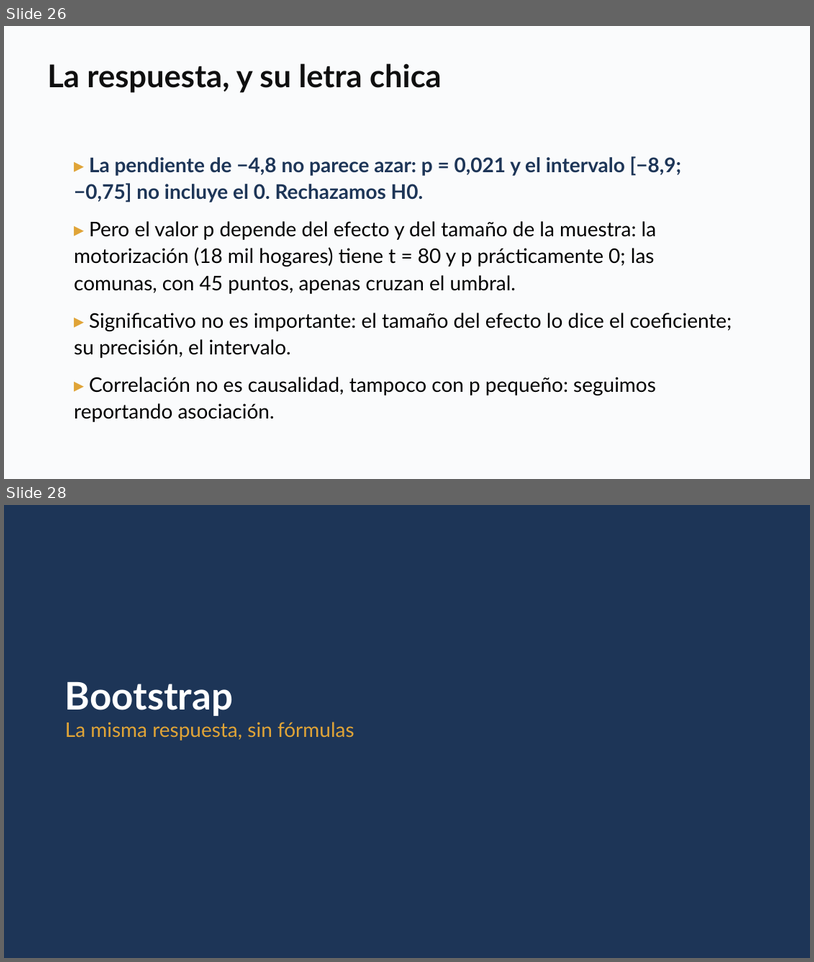
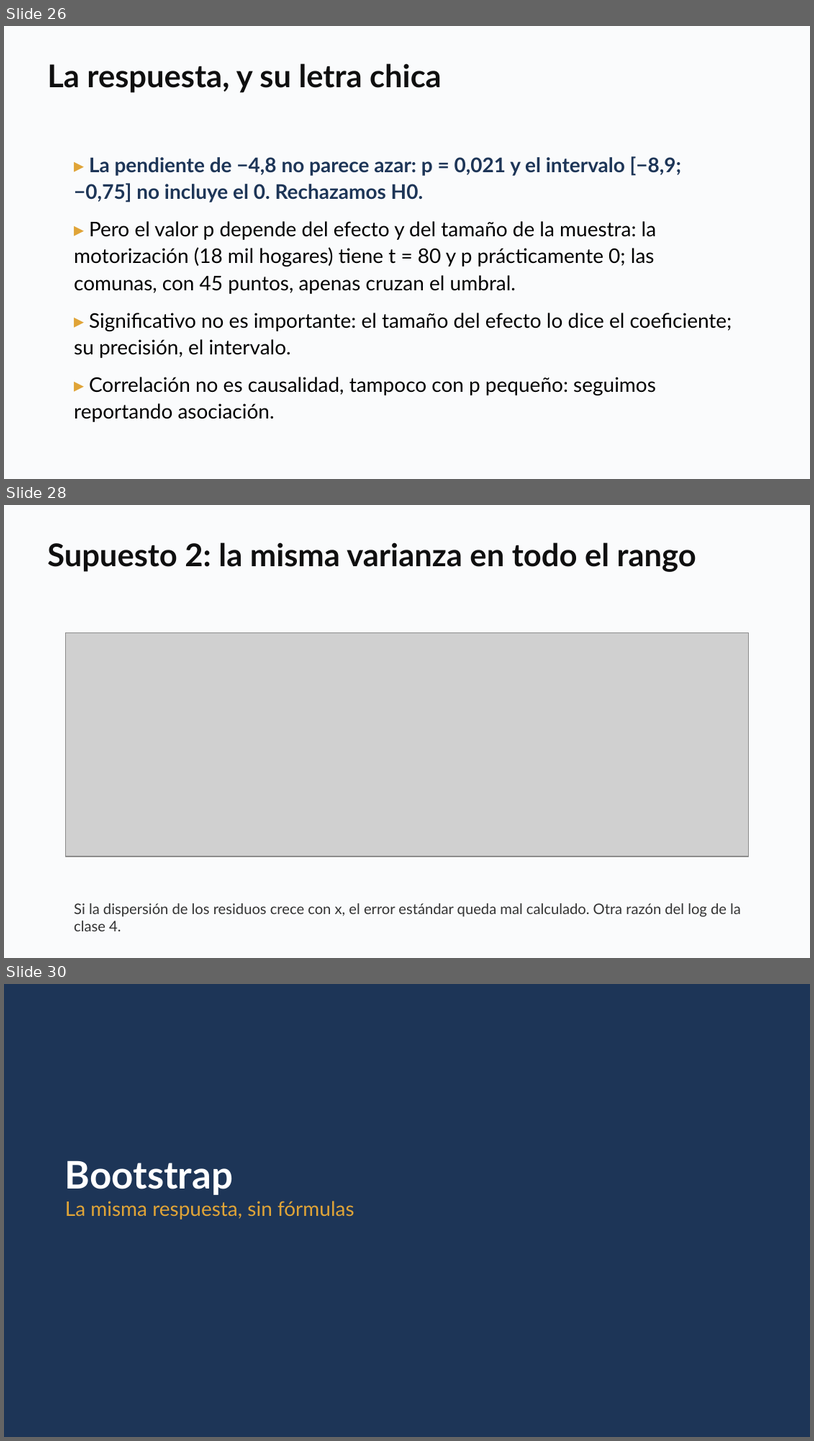
Before and after one commit to daniopitz/diplomado-cdd, a slide deck: presentaciones/clase05_probabilidad_inferencia.pptx. Shown one above the other, each under a label of ours: slides 26 and 28 before the commit, slides 26, 28 and 30 after it; the slides between them are not shown. The pictures are 814x962 and 814x1441 pixels, drawn with LibreOffice and Linux fonts; fonts in the diff are those of the drawing; grey boxes stand for pictures. Boxes give left, top, right and bottom in pixels: in the first picture for what was removed or moved away, otherwise in the second. Text is boxed around its words. In the diff, an @@ line names an element or a change of style, - is before the commit and + after.

```diff
--- a/presentaciones/clase05_probabilidad_inferencia.pptx
+++ b/presentaciones/clase05_probabilidad_inferencia.pptx
@@ slide 28 added at [4,505,810,958], background #FFFFFF @@
@@ rectangle added at [4,505,810,958], fill #FAFBFC @@
@@ text added at [47,542,697,572], 28 pt, text #0F0F0F, bold @@
+Supuesto 2: la misma varianza en todo el rango
@@ picture added at [65,633,748,856] @@
@@ text added at [74,903,741,931], 13 pt, text #333333 @@
+Si la dispersión de los residuos crece con x, el error estándar queda mal calculado. Otra razón del log de la clase 4.
@@ what was slide 28 is now slide 30 @@
```
Also in this commit, not shown: 1 slide changed, 1 other slide added, 3 other files.
